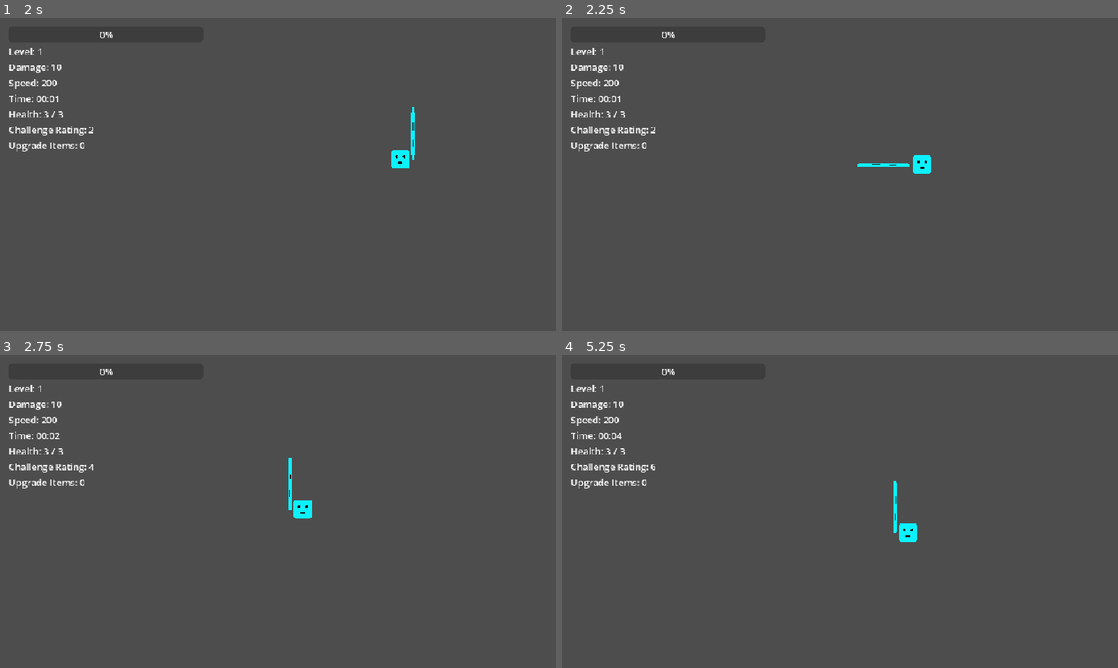
Above: before the commit, frames 1-4 (two rows, left to right).
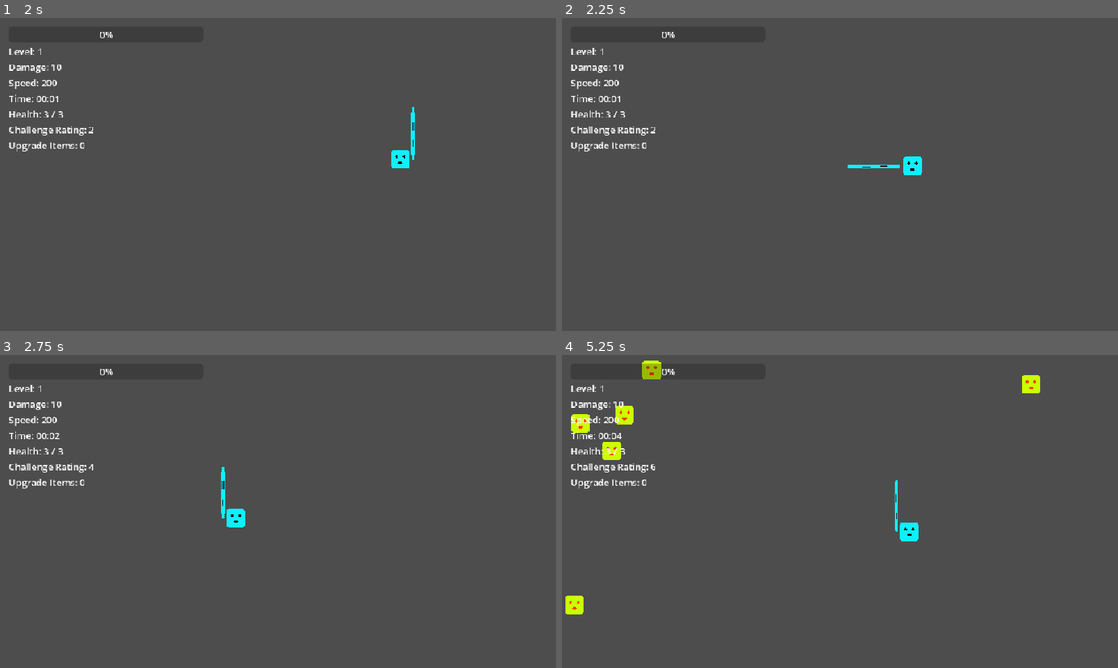
Above: after the commit, the same moments.

Repository: elygreen/GigaBlade
Game: Godot game, scene res://Main_Scenes/root_node.tscn
Same seed, same stepped clock (60 frames per second), same inputs: the game is played once before the commit and once after it.
Inputs (mouse positions are in pixels of both pictures, inside the frame that each line leads up to):
- Up to frame 1 (2 s): click "Start" at 0.5 s; move the mouse to (400, 158) at 1.27 s; right-click (400, 158) at 1.35 s
- Up to frame 2 (2.25 s): move the mouse to (728, 190) at 2.02 s; click (728, 190) at 2.1 s
- Up to frame 3 (2.75 s): right-click (166, 527) at 2.3 s
- Up to frame 4 (5.25 s): move the mouse to (895, 442) at 2.77 s; right-click (895, 442) at 2.85 s; move the mouse to (812, 574) at 3.52 s; right-click (812, 574) at 3.6 s; move the mouse to (1006, 558) at 4.27 s; click (1006, 558) at 4.35 s; right-click (1006, 558) at 4.55 s; move the mouse to (673, 464) at 5.02 s; right-click (673, 464) at 5.1 s

Frame 1 is identical in both runs. In frame 2, 0.3% of the frame differs, in the area x 51-67%, y 43-51%; in frame 3, 0.6%; in frame 4, 1.3%, in the area x 0-86%, y 1-83%.
Error before the commit: Invalid assignment of property or key 'player_node' with value of type 'CharacterBody2D (player.gd)' on a base object of type 'CharacterBody2D (BasicEnemy)'. (…

Commit message:
Added player stats & global upgrades
Added
- Pickup modifier
- xp modifier
- crit chance
- crit modifier
- sword length
- sword height
- dash cooldown improvement
- dash duration improvement
- luck (does nothing atm)

Diff:
--- a/GameScreen/Spawn_Manager/spawn_manager.gd
+++ b/GameScreen/Spawn_Manager/spawn_manager.gd
@@ -38,6 +38,6 @@
 	var new_enemy = enemy_scene.instantiate()
 	new_enemy.global_position = spawn_position
 
-	new_enemy.player_node = self.player
+	new_enemy.player = self.player
 	new_enemy.xp_orb_container = self.xp_orb_container
 	enemy_container.add_child(new_enemy)
--- a/GameScreen/level_up_screen.gd
+++ b/GameScreen/level_up_screen.gd
@@ -21,8 +21,11 @@
 		return
 	current_choices = choices
 	button_1.text = "%s\n%s" % [choices[0].title, choices[0].description]
+	button_1.icon = choices[0].icon
 	button_2.text = "%s\n%s" % [choices[1].title, choices[1].description]
+	button_2.icon = choices[1].icon
 	button_3.text = "%s\n%s" % [choices[2].title, choices[2].description]
+	button_3.icon = choices[2].icon
 	self.show()
 
 func _on_button_1_pressed():
--- a/GlobalUpgrades.gd
+++ b/GlobalUpgrades.gd
@@ -5,29 +5,133 @@
 		"title": "Minor Move Speed",
 		"description": "+10% Move Speed",
 		"stat": "speed",
-		"value": 0.1
+		"value": 0.1,
+		"icon": preload("res://Test_Image.png"),
+	},
+	"speed_boost_2": {
+		"title": "Major Move Speed",
+		"description": "+20% Move Speed",
+		"stat": "speed",
+		"value": 0.2,
+		"icon": preload("res://Test_Image.png"),
 	},
 	"health_boost_1": {
 		"title": "Minor Health",
 		"description": "+1 Max Health",
 		"stat": "max_health",
-		"value": 1
+		"value": 1,
+		"icon": preload("res://Test_Image.png"),
+	},
+	"health_boost_2": {
+		"title": "Major Health",
+		"description": "+2 Max Health",
+		"stat": "max_health",
+		"value": 2,
+		"icon": preload("res://Test_Image.png"),
 	},
 	"damage_boost_1": {
 		"title": "Minor Damage",
+		"description": "2 Sword Damage",
+		"stat": "sword_damage",
+		"value": 2,
+		"icon": preload("res://Test_Image.png"),
+	},
+	"damage_boost_2": {
+		"title": "Major Damage",
 		"description": "5 Sword Damage",
 		"stat": "sword_damage",
-		"value": 5
+		"value": 5,
+		"icon": preload("res://Test_Image.png"),
 	},
 	"sword_size_1": {
+		"title": "Sword Size Increase",
+		"description": "Increases sword size by 15%",
+		"stat": "sword_size",
+		"value": .15,
+		"icon": preload("res://Test_Image.png"),
+	},
+	"sword_length_1": {
 		"title": "Sword Length Increase",
-		"description": "Increases sword size by 20%",
-		"stat": "sword_size",
-		"value": .20
-	}
+		"description": "Increases sword length by 10%",
+		"stat": "sword_length",
+		"value": .10,
+		"icon": preload("res://Test_Image.png"),
+	},
+	"sword_width_1": {
+		"title": "Sword Width Increase",
+		"description": "Increases sword width by 10%",
+		"stat": "sword_width",
+		"value": .10,
+		"icon": preload("res://Test_Image.png"),
+	},
+	"crit_chance_1": {
+		"title": "Critical Chance",
+		"description": "+5% Crit Chance",
+		"stat": "crit_chance",
+		"value": 5,
+		"icon": preload("res://Test_Image.png"),
+	},
+	"crit_modifier_1": {
+		"title": "Improved Critical Damage",
+		"description": "Increases critical strike damage by 25%",
+		"stat": "crit_modifier",
+		"value": .25,
+		"icon": preload("res://Test_Image.png"),
+	},
+	"dash_cooldown_1": {
+		"title": "Dash Cooldown",
+		"description": "-1s Dash Cooldown",
+		"stat": "dash_timer",
+		"value": -1,
+		"icon": preload("res://Test_Image.png"),
+	},
+	"dash_duration_1": {
+		"title": "Dash Duration",
+		"description": "+1s Dash Duration",
+		"stat": "dash_duration",
+		"value": 1,
+		"icon": preload("res://Test_Image.png"),
+	},
+	"luck_1": {
+		"title": "Luck",
+		"description": "+10 Luck",
+		"stat": "luck",
+		"value": 10,
+		"icon": preload("res://Test_Image.png"),
+	},
+	"xp_boost_1": {
+		"title": "Wisdom",
+		"description": "+20% XP Gained",
+		"stat": "experience_modifier",
+		"value": .20,
+		"icon": preload("res://Test_Image.png"),
+	},
+	"pickup_radius_1": {
+		"title": "Pickup Radius",
+		"description": "+20% Pickup Radius",
+		"stat": "pickup_radius",
+		"value": .20,
+		"icon": preload("res://Test_Image.png"),
+	},
+	"execution_1": {
+		"title": "Executor",
+		"description": "+5% Execution Threshold",
+		"stat": "execution_threshold",
+		"value": 5,
+		"icon": preload("res://Test_Image.png"),
+	},
 }
 
-var unlocked_upgrades = ["speed_boost_1", "health_boost_1", "sword_size_1", "damage_boost_1"]
+var unlocked_upgrades = [
+	"speed_boost_1", "speed_boost_2",
+	"health_boost_1", "health_boost_2",
+	"damage_boost_1", "damage_boost_2",
+	"sword_size_1", "sword_length_1", "sword_width_1",
+	"crit_chance_1", "crit_modifier_1",
+	"dash_cooldown_1", "dash_duration_1",
+	"luck_1", "xp_boost_1", "pickup_radius_1", "execution_1"
+]
+
 var player_gold = 0
 
 func get_random_upgrades(amount: int) -> Array:
--- a/Player/Player_Stats.gd
+++ b/Player/Player_Stats.gd
@@ -6,7 +6,20 @@
 	"speed": {"base": 200.0, "type": "multiplicative"},
 	"max_health": {"base": 3, "type": "additive"},
 	"sword_damage": {"base": 10, "type": "additive"},
-	"sword_size": {"base": 1.0, "type": "multiplicative"}
+	"sword_size": {"base": 1.0, "type": "multiplicative"},
+	"sword_length": {"base": 1.0, "type": "multiplicative"},
+	"sword_width": {"base": 1.0, "type": "multiplicative"},
+	"crit_chance": {"base": 0, "type": "additive"},
+	"crit_modifier": {"base": 1.0, "type": "multiplicative"},
+	"dash_timer": {"base": 5, "type": "additive"},
+	"dash_duration": {"base": 2, "type": "additive"},
+	"luck": {"base": 0, "type": "additive"},
+	"experience_modifier": {"base": 1.0, "type": "multiplicative"},
+	"projectile_count": {"base": 0, "type": "additive"},
+	"projectile_speed": {"base": 1.0, "type": "multiplicative"},
+	"immunity_duration": {"base": 0, "type": "additive"},
+	"pickup_radius": {"base": 1.0, "type": "multiplicative"},
+	"execution_threshold": {"base": 0, "type": "additive"},
 }
 
 var perm_bonuses: Dictionary = {}
--- a/Player/player.gd
+++ b/Player/player.gd
@@ -20,9 +20,7 @@
 var current_player_max_health: int = 3
 var current_player_health: int = 3
 
-@export var dash_duration: float = 0.8
 @export var dash_speed_multiplier: float = 2.0
-@export var dash_cooldown: float = 4.0
 
 const STOP_DISTANCE = 5.0
 const ATTACK_DURATION = .5
@@ -37,14 +35,17 @@
 var current_state = State.IDLE
 var is_dashing = false
 
+var base_pickup_radius: float = 1.0
 
 func _ready():
 	target_position = global_position
 	PlayerStats.stat_updated.connect(on_stat_updated)
+	# Initialize Stats
 	current_player_max_health = PlayerStats.get_stat("max_health")
 	current_player_health = current_player_max_health
 	player_sword_hitbox.damage = PlayerStats.get_stat("sword_damage")
-	player_sword.scale = Vector2(1, 1) * PlayerStats.get_stat("sword_size")
+	update_sword_scale()
+	update_pickup_radius()
 	emit_signal("health_changed", current_player_health, current_player_max_health)
 	emit_signal("experience_changed", current_xp, xp_to_next_level, current_level)
 
@@ -69,8 +70,8 @@
 	match stat_name:
 		"sword_damage":
 			player_sword_hitbox.damage = new_value
-		"sword_size":
-			player_sword.scale = Vector2(1, 1) * new_value
+		"sword_size", "sword_length", "sword_width":
+			update_sword_scale()
 		"max_health":
 			# Heal the player for the amount their max HP increased
 			var health_increase = new_value - current_player_max_health
@@ -79,6 +80,12 @@
 			emit_signal("health_changed", current_player_health, current_player_max_health)
 		"speed":
 			pass
+		"dash_timer":
+			dash_cooldown_timer.wait_time = max(0.3, new_value)
+		"dash_duration":
+			dash_timer.wait_time = max(0.1, new_value)
+		"pickup_radius":
+			update_pickup_radius()
 
 func idle_state():
 	if Input.is_action_just_pressed("attack"):
@@ -93,7 +100,9 @@
 	if Input.is_action_just_pressed("player_dash"):
 		if !is_dashing and dash_cooldown_timer.is_stopped():
 			is_dashing = true
+			var dash_duration = PlayerStats.get_stat("dash_duration")
 			dash_timer.start(dash_duration)
+			var dash_cooldown = PlayerStats.get_stat("dash_timer")
 			dash_cooldown_timer.start(dash_cooldown)
 
 func player_movement():
@@ -137,8 +146,24 @@
 	if area.has_method("collect"):
 		area.collect(self)
 
+func update_sword_scale():
+	var size = PlayerStats.get_stat("sword_size")
+	var length = PlayerStats.get_stat("sword_length")
+	var width = PlayerStats.get_stat("sword_width")
+	player_sword.scale = Vector2(width, length) * size
+
+func update_pickup_radius():
+	var radius_multiplier = PlayerStats.get_stat("pickup_radius")
+	pickup_area.scale = Vector2(1, 1) * radius_multiplier
+
 func add_experience(amount: int):
-	current_xp += amount
+	var xp_modifier = PlayerStats.get_stat("experience_modifier")
+	var modified_amount_float = amount * xp_modifier
+	var base_amount = int(modified_amount_float)
+	var fractional_part = modified_amount_float - base_amount
+	if randf() < fractional_part:
+		base_amount += 1
+	current_xp += base_amount
 	emit_signal("experience_changed", current_xp, xp_to_next_level, current_level)
 	while current_xp >= xp_to_next_level:
 		level_up()
